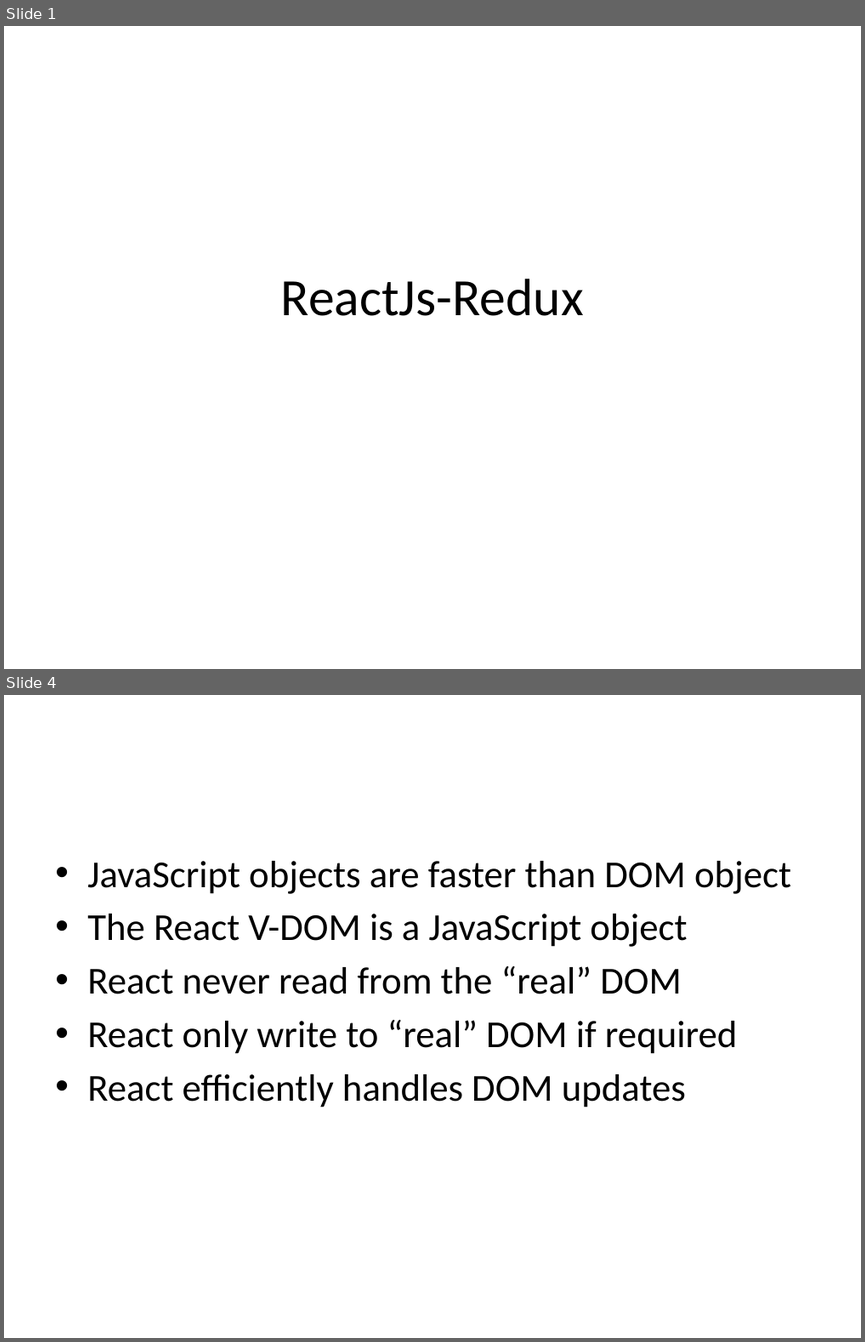
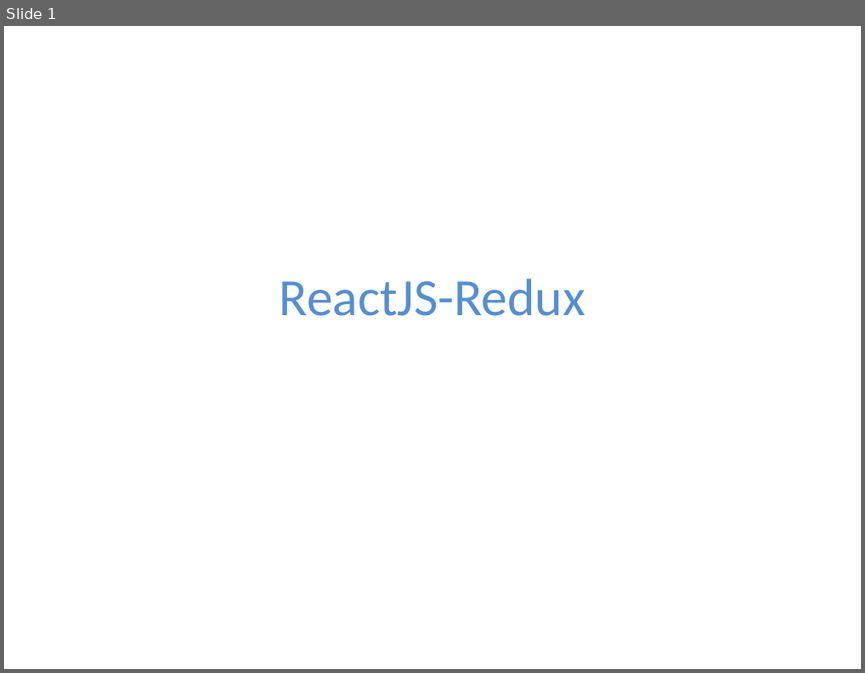
Before and after one commit to princeantony/react-todo-list, a slide deck: React-Redux.pptx. Shown one above the other, each under a label of ours: slides 1 and 4 before the commit, slide 1 after it; the slides between them are not shown. The pictures are 865x1342 and 865x673 pixels, drawn with LibreOffice and Linux fonts; fonts in the diff are those of the drawing. Boxes give left, top, right and bottom in pixels: in the first picture for what was removed or moved away, otherwise in the second. Text is boxed around its words. In the diff, an @@ line names an element or a change of style, - is before the commit and + after.

```diff
--- a/React-Redux.pptx
+++ b/React-Redux.pptx
@@ slide 4 removed at (x1=4, y1=695, x2=861, y2=1338), background #FFFFFF @@
@@ text removed at (x1=87, y1=861, x2=791, y2=1107) @@
-• JavaScript objects are faster than DOM object
-• The React V-DOM is a JavaScript object
-• React never read from the “real” DOM
-• React only write to “real” DOM if required
-• React efficiently handles DOM updates
@@ slide 1 changed as well @@
@@ title at (x1=279, y1=278, x2=585, y2=316): text changed; text colour #000000 to #558ED5 @@
-ReactJs-Redux
+ReactJS-Redux
```
Also in this commit, not shown: 3 other slides changed, 7 slides added, 5 other slides removed.
